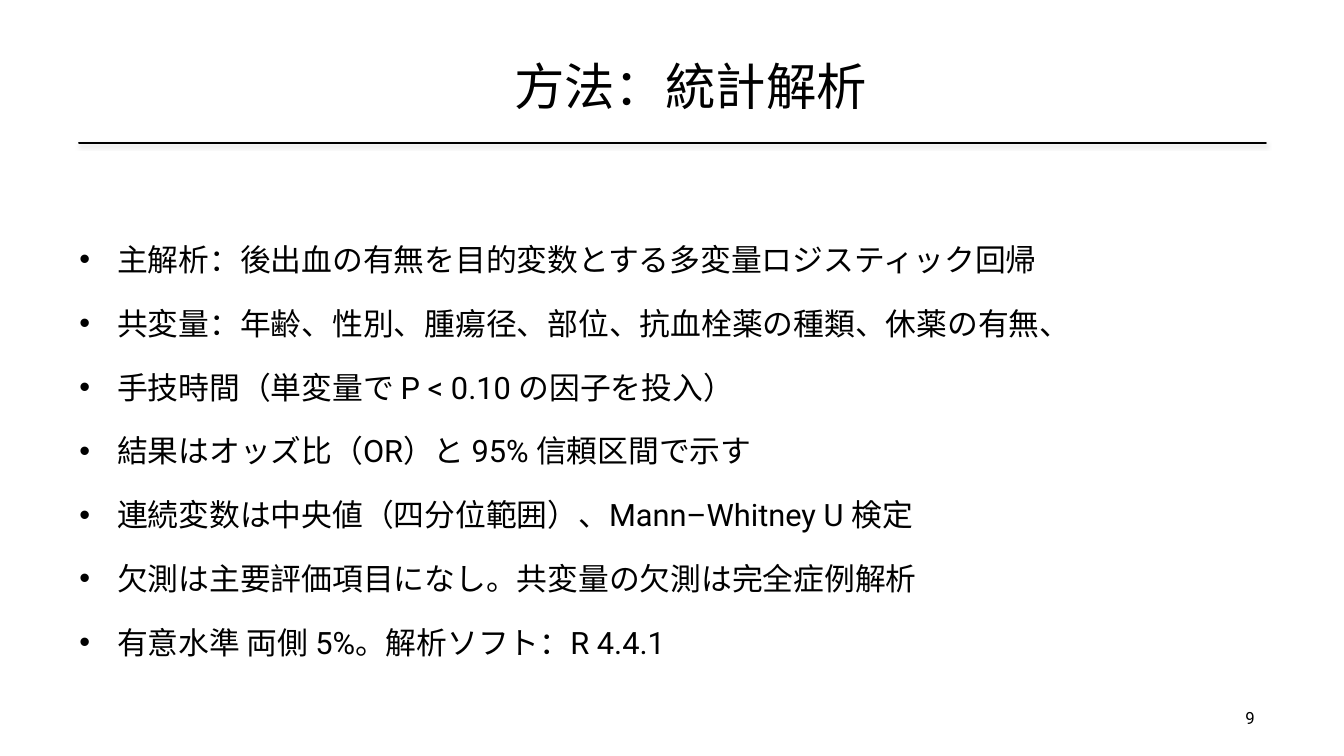
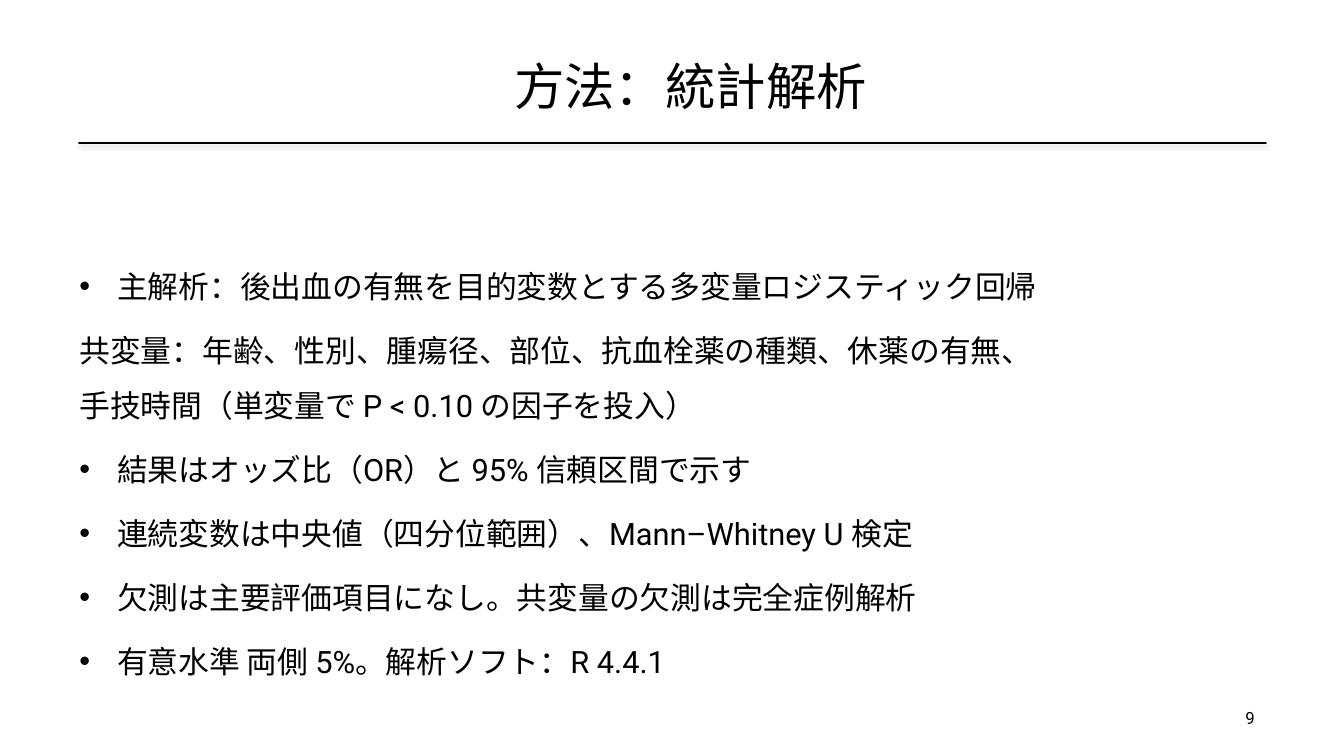
Before and after one commit to masa-med-ai/2026-7-Claude-, a slide deck: slide 9 of samples/学会発表サンプル2_ESD後出血_王道デザイン.pptx. Drawn at 1344x756 pixels with LibreOffice and Linux fonts; fonts in the diff are those of the drawing; background and template pictures are left out. Boxes give left, top, right and bottom in pixels: in the first picture for what was removed or moved away, otherwise in the second. Text is boxed around its words. In the diff, an @@ line names an element or a change of style, - is before the commit and + after.

```diff
--- a/samples/学会発表サンプル2_ESD後出血_王道デザイン.pptx
+++ b/samples/学会発表サンプル2_ESD後出血_王道デザイン.pptx
@@ text "主解析：後出血の有無を目的変数とする多変量ロジスティック回帰": place and size @@
-text "主解析：後出血の有無を目的変数とする多変量ロジスティック回帰" at [117,245,1070,657]
+text "主解析：後出血の有無を目的変数とする多変量ロジスティック回帰" at [79,272,1037,676]
@@ text at [79,336,1032,420]: text changed @@
-• 共変量：年齢、性別、腫瘍径、部位、抗血栓薬の種類、休薬の有無、
-• 手技時間（単変量で P < 0.10 の因子を投入）
+• 共変量：年齢、性別、腫瘍径、部位、抗血栓薬の種類、休薬の有無、
+  手技時間（単変量で P < 0.10 の因子を投入）
```
Also in this commit, not shown: 6 other slides changed, 2 other files.
